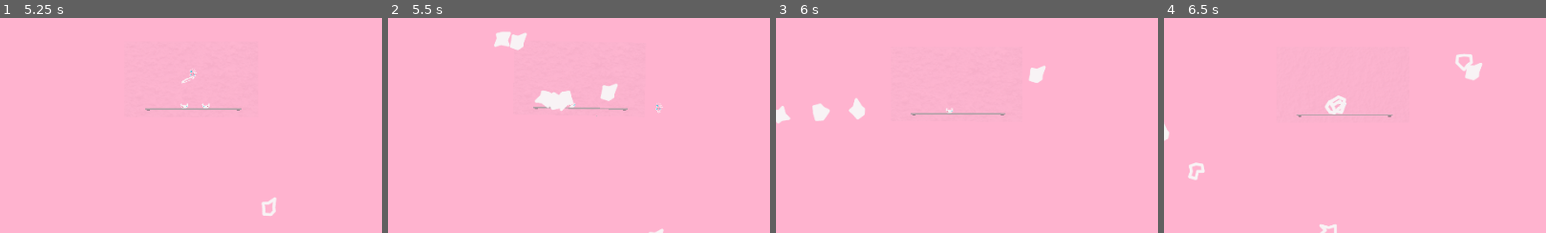
Above: before the commit, frames 1-4 (left to right).
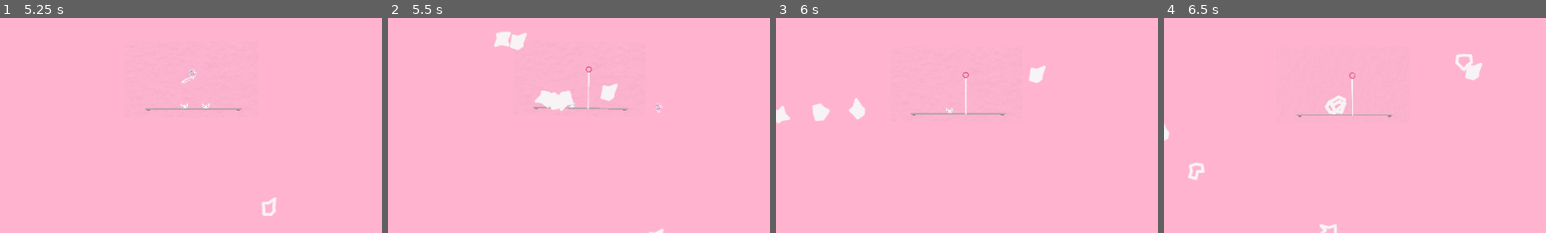
Above: after the commit, the same moments.

Repository: TrueNarwhak/Glassware
Game: Godot game, scene res://rooms/msc/lol.tscn
Two runs of this game, one before a commit and one after it. Both use one fixed random seed, a clock stepped at 60 frames per second and the inputs below. This scene is started directly instead of the project's main scene.
Inputs (mouse positions are % of the whole screen's width and height, from its top left):
- Up to frame 1 (5.25 s): tap Enter (ui_accept) at 0.5, 1.25 s; move the mouse to (45, 70) at 0.52 s; hold D (move_right) 0.53-2.03 s; click (45, 70) at 0.6 s; tap Space (jump) at 0.77, 1.07, 1.52, 1.82, 3.02, 3.32, 3.77, 4.07, 4.52, 4.82 s; move the mouse to (80, 65) at 1.27 s; click (80, 65) at 1.35 s; move the mouse to (20, 35) at 2.02 s; hold A (move_left) 2.03-4.28 s; click (20, 35) at 2.1 s; move the mouse to (55, 50) at 2.77 s; click (55, 50) at 2.85 s; move the mouse to (35, 25) at 3.52 s; click (35, 25) at 3.6 s; tap R (restart) at 4.25, 5 s; move the mouse to (72, 45) at 4.27 s; hold D (move_right) from 4.28 s (still down); click (72, 45) at 4.35 s; move the mouse to (30, 55) at 5.02 s; click (30, 55) at 5.1 s
- Up to frame 2 (5.5 s): keep holding D (move_right)
- Up to frame 3 (6 s): keep holding D (move_right); move the mouse to (60, 28) at 5.77 s; click (60, 28) at 5.85 s
- Up to frame 4 (6.5 s): keep holding D (move_right); tap Space (jump) at 6.02, 6.32 s
The pictures show only the part of the screen within x 24-74%, y 35-85%; the shares and areas given below are measured in that part.

Frame 1 is identical in both runs. In frame 2, less than 0.1% of the frame differs, in the area x 51-54%, y 22-43%; in frame 3, 0.1%, in the area x 48-51%, y 24-45%; in frame 4, less than 0.1%.

Commit message:
Pin fix
resets boost

Diff:
--- a/Glass Like/objects/Item Objects/PinProjectile.gd
+++ b/Glass Like/objects/Item Objects/PinProjectile.gd
@@ -50,7 +50,7 @@
 
 		if !player.is_on_floor():
 			player.motion = (player.attack_force * 1.35) * get_local_mouse_position().normalized()
-			player.can_attack_boost = false
+			player.can_attack_boost = true
 
 		# Anim
 		head_sprite.scale = Vector2(head_pop,head_pop)
--- a/Glass Like/objects/Player.gd
+++ b/Glass Like/objects/Player.gd
@@ -40,7 +40,7 @@
 
 # ------------------------------------ #
 
-var inventory = []
+var inventory = ["pin"]
 var inventory_max = 3
 
 export var mushroom_force = 800
--- a/Glass Like/objects/Player.tscn
+++ b/Glass Like/objects/Player.tscn
@@ -123,13 +123,11 @@
 [node name="BatWingsL" type="AnimatedSprite" parent="BatWings"]
 position = Vector2( 7, -10 )
 frames = SubResource( 4 )
-frame = 1
 playing = true
 
 [node name="BatWingsR" type="AnimatedSprite" parent="BatWings"]
 position = Vector2( 239, -10 )
 frames = SubResource( 4 )
-frame = 1
 playing = true
 flip_h = true
 
